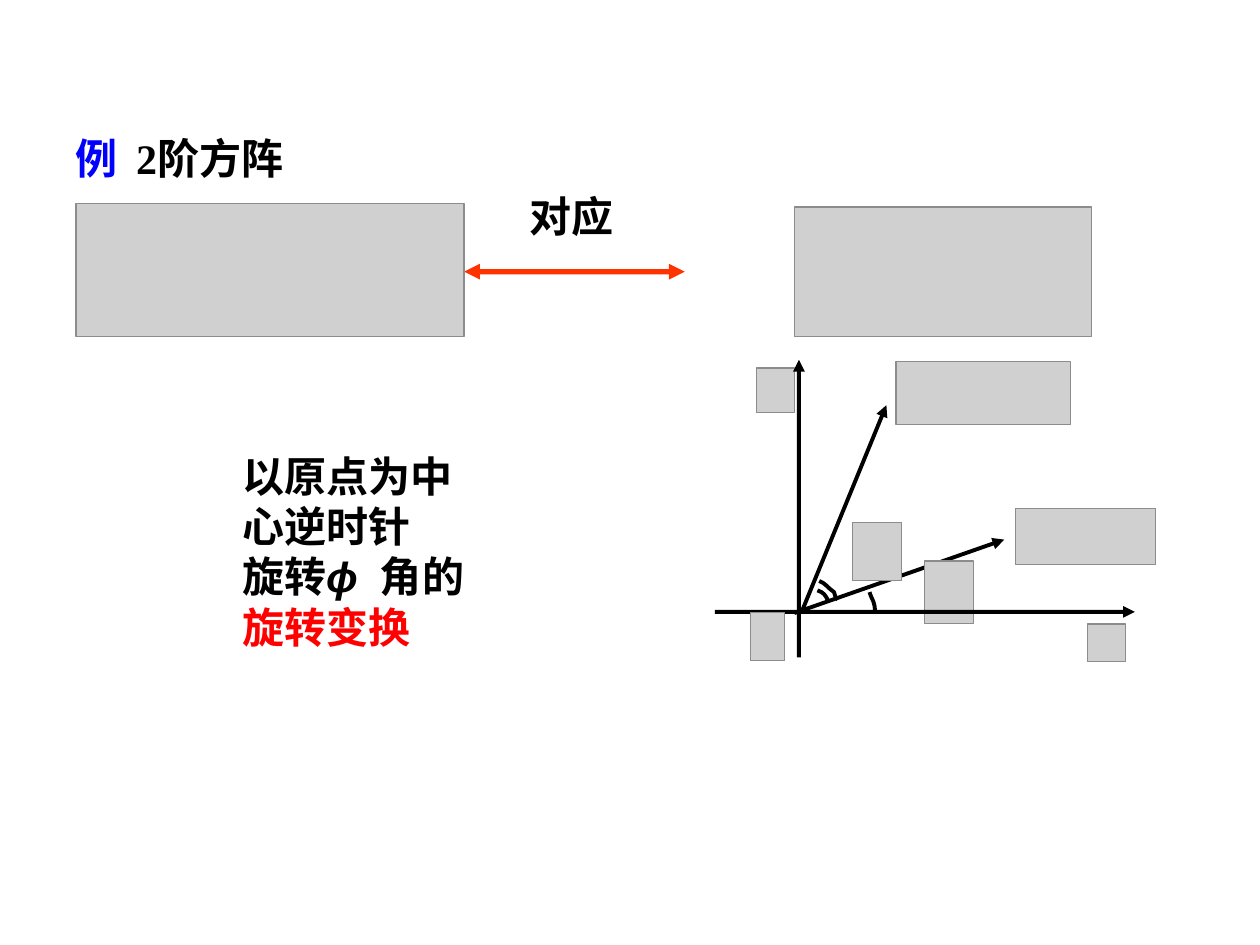
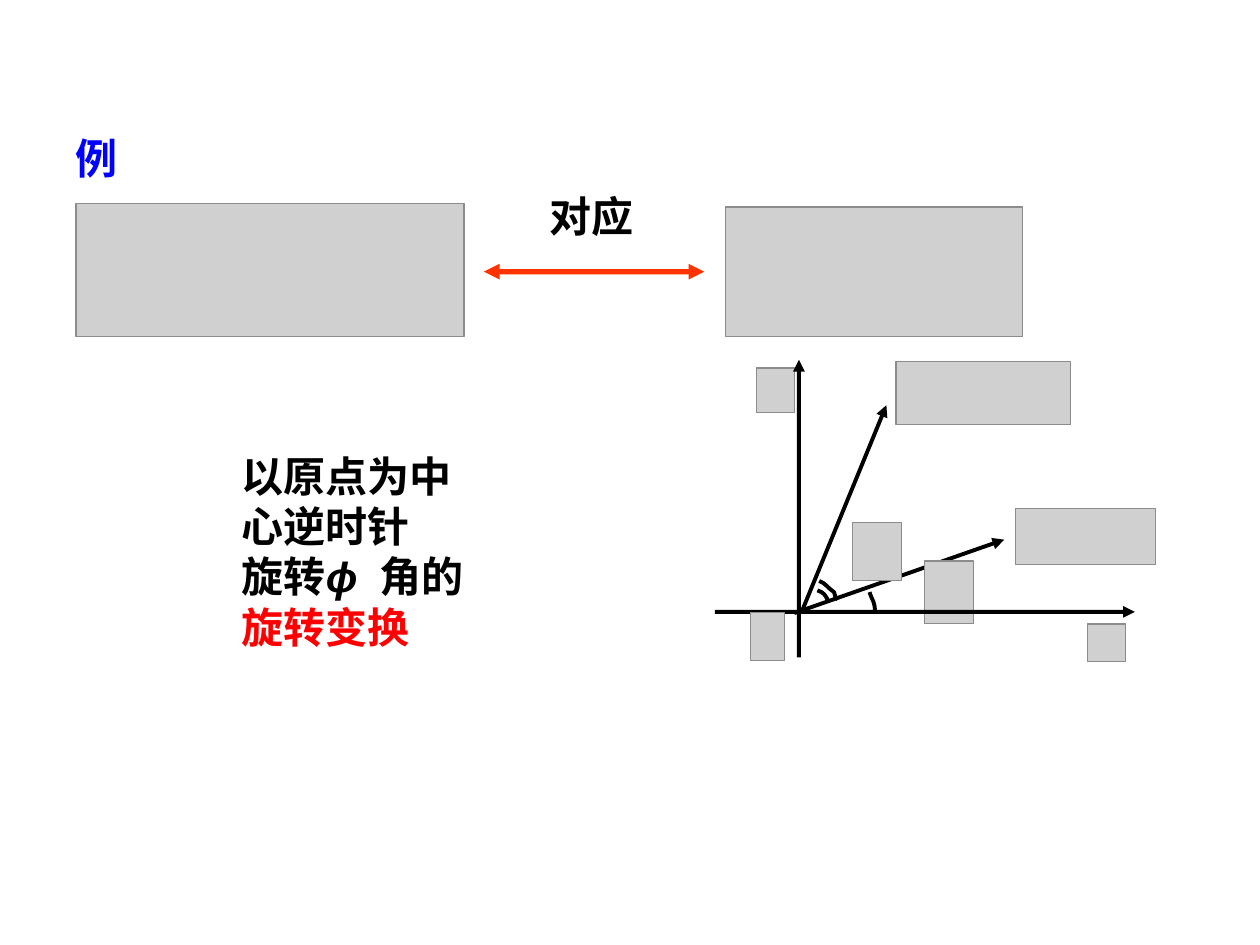
Before and after one commit to zhangbiaomath/zhangbiaomath.github.io, a slide deck: slide 2 of teaching/gaodai/ch4/高等代数第4章-矩阵.ppt. Drawn at 1260x945 pixels with LibreOffice and Linux fonts; fonts in the diff are those of the drawing; grey boxes stand for pictures. Boxes give left, top, right and bottom in pixels: in the first picture for what was removed or moved away, otherwise in the second. Text is boxed around its words. In the diff, an @@ line names an element or a change of style, - is before the commit and + after.

```diff
--- a/teaching/gaodai/ch4/高等代数第4章-矩阵.ppt
+++ b/teaching/gaodai/ch4/高等代数第4章-矩阵.ppt
@@ text at [75,138,117,178]: text changed; text colour #000000 to #0000FF @@
-例 2阶方阵
+例
@@ text "对应": place and size @@
-text "对应" at [530,196,614,236]
+text "对应" at [549,196,633,236]
@@ picture: place and size @@
-picture at [795,207,1092,336]
+picture at [726,207,1023,336]
@@ double arrow moved from (464, 272) - (684, 272) to (484, 272) - (704, 272) @@
```
Also in this commit, not shown: 2 other slides changed, 1 slide added, 1 slide removed.
